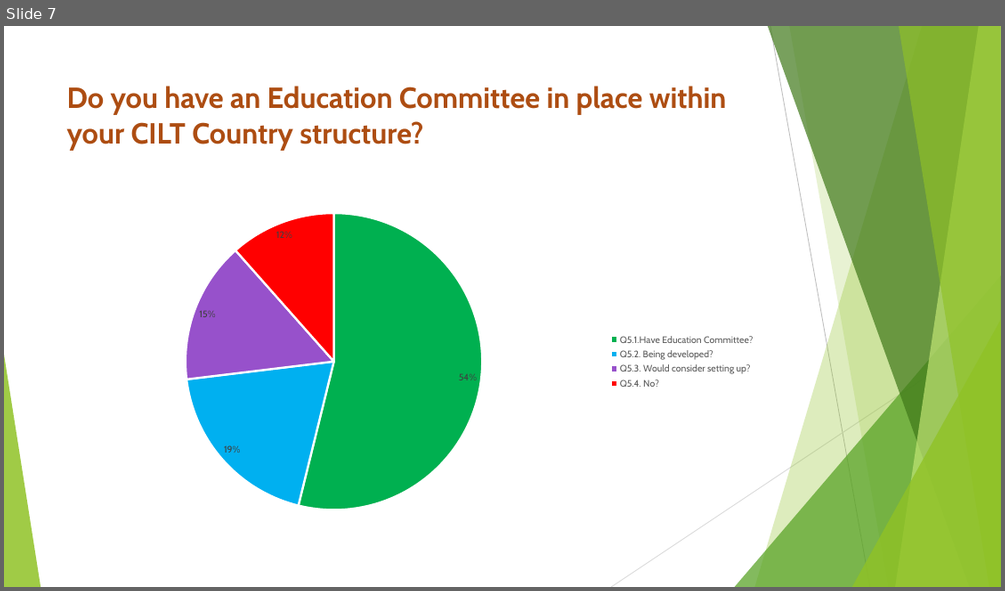
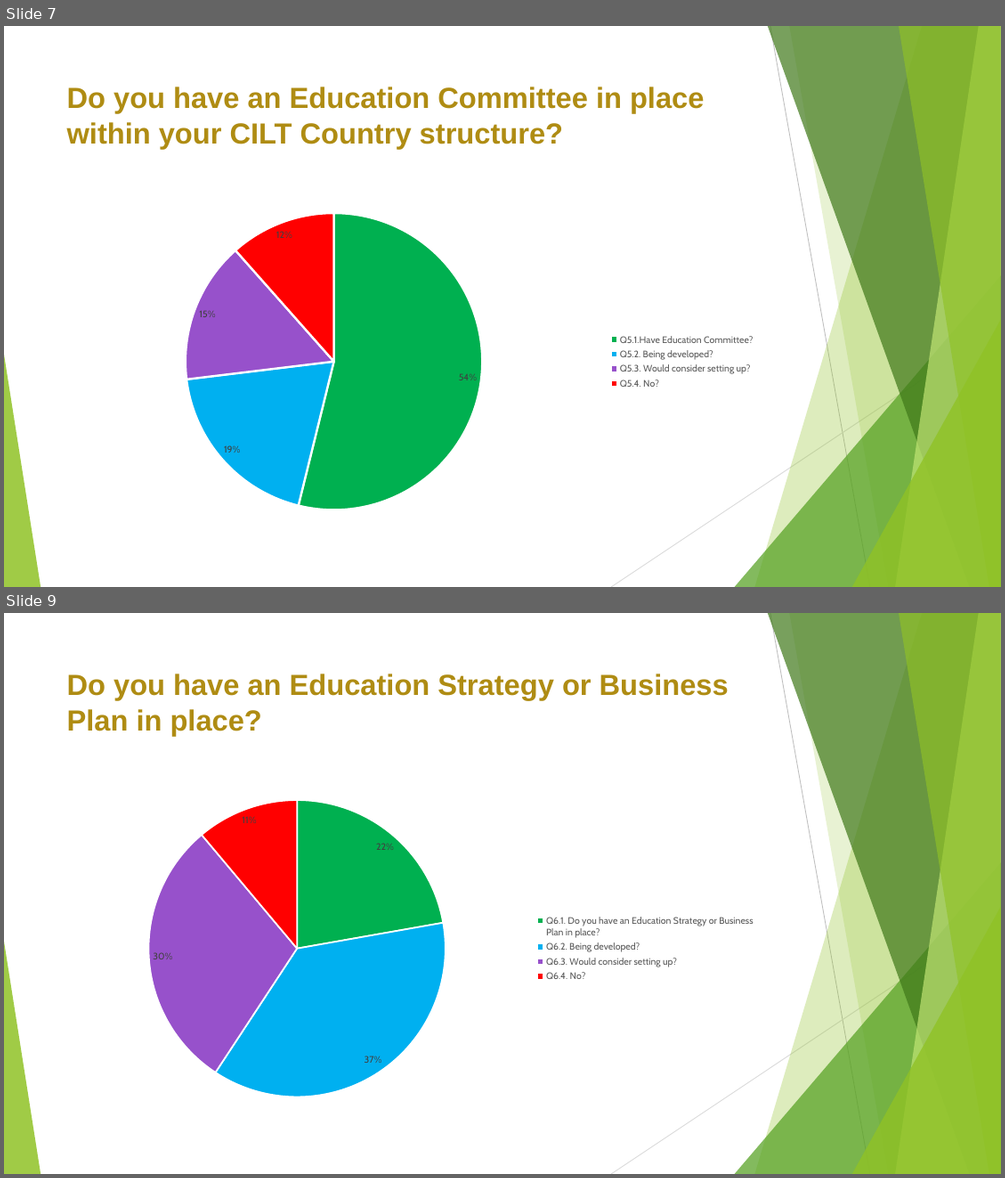
Before and after one commit to Nkululeko353/MyDatasets, a slide deck: The Chartered Institute of Logistics and Transport.pptx. Shown one above the other, each under a label of ours: slide 7 before the commit, slides 7 and 9 after it; the slides between them are not shown. The pictures are 1005x591 and 1005x1178 pixels, drawn with LibreOffice and Linux fonts; fonts in the diff are those of the drawing. Boxes give left, top, right and bottom in pixels: in the first picture for what was removed or moved away, otherwise in the second. Text is boxed around its words. In the diff, an @@ line names an element or a change of style, - is before the commit and + after.

```diff
--- a/The Chartered Institute of Logistics and Transport.pptx
+++ b/The Chartered Institute of Logistics and Transport.pptx
@@ slide 9 added at (4,613,1001,1174), background #FFFFFF; not listed: 10 template elements that a slide beside it also shows @@
@@ title added at (67,674,728,736), 28 pt, text #AF8C14, bold @@
+Do you have an Education Strategy or Business Plan in place?
@@ pie chart added at (59,789,762,1107) @@
+categories: Q6.1. Do you have an Education Strategy or Business Plan in place?, Q6.2. Being developed?, Q6.3. Would consider setting up?, Q6.4. No?
+Series 1: 0.22, 0.37, 0.3, 0.11
@@ slide 7 changed as well @@
@@ title "Do you have an Education ..." at (67,87,704,149): font Cabin to Arial, text colour #AD4C12 to #AF8C14 @@
```
Also in this commit, not shown: 7 other slides changed, 1 other slide added, 1 other file.
